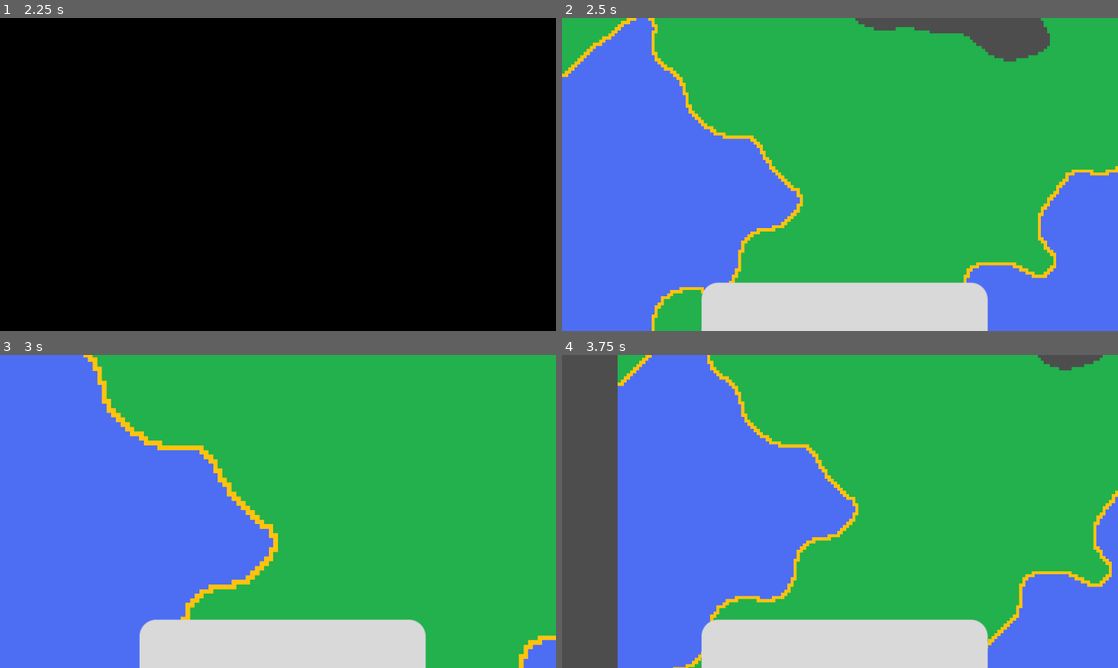
Above: before the commit, frames 1-4 (two rows, left to right).
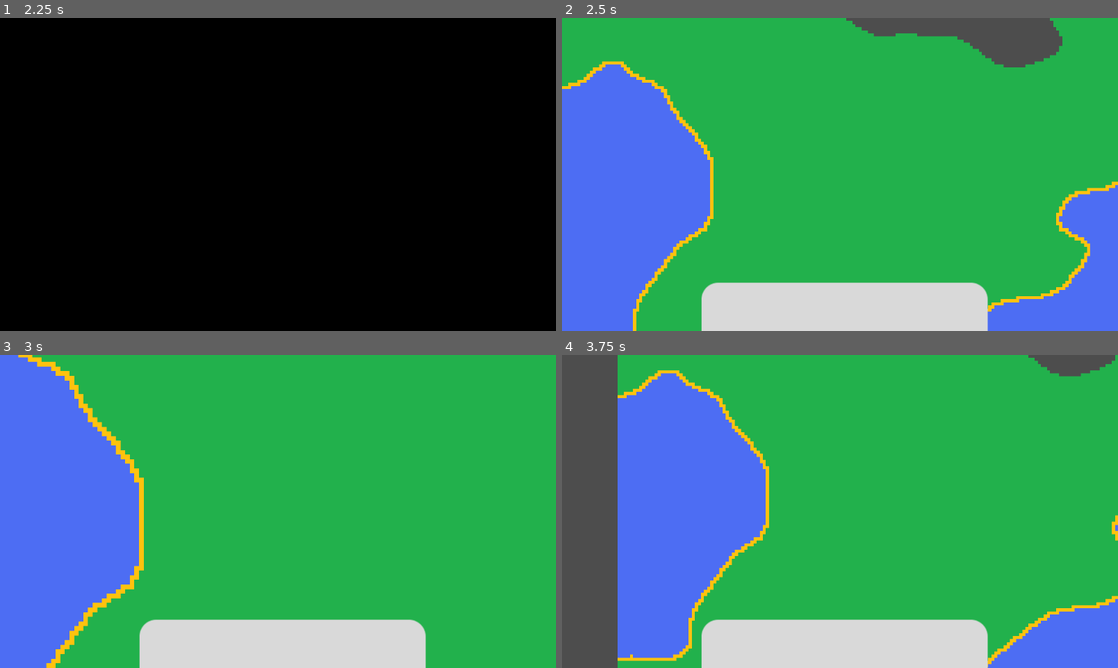
Above: after the commit, the same moments.

Repository: Nils1024/restock
Game: Godot game, scene res://assets/scenes/menus/main_menu.tscn
The game is run twice, just before and just after one commit, with the same random seed, the same clock (stepped at 60 frames per second) and the same inputs.
Inputs (mouse positions are in pixels of both pictures, inside the frame that each line leads up to):
- Up to frame 1 (2.25 s): click "Play" at 0.5 s; click "Play" at 1.25 s; tap Enter at 2 s; move the mouse to (400, 158) at 2.02 s; hold Right from 2.03 s (still down); click (400, 158) at 2.1 s
- Up to frame 2 (2.5 s): keep holding Right
- Up to frame 3 (3 s): tap Space at 2.75 s; move the mouse to (166, 527) at 2.77 s; release Right at 2.78 s; hold Down from 2.78 s (still down); tap Mouse wheel down (zoom_in) at 2.85 s
- Up to frame 4 (3.75 s): tap Enter at 3.5 s; move the mouse to (895, 442) at 3.52 s; release Down at 3.53 s; hold Right from 3.53 s (still down); tap Mouse wheel up (zoom_out) at 3.6 s

Frame 1 is identical in both runs. In frame 2, 16% of the frame differs, in the area x 0-100%, y 0-100%; in frame 3, 16%, in the area x 3-100%, y 0-100%; in frame 4, 15%.

Commit message:
Added trackpad map moving

Diff:
--- /dev/null
+++ b/assets/scenes/menus/save_selection_Menu.tscn
@@ -0,0 +1,3 @@
+[gd_scene format=3 uid="uid://ojq0lqeqfbes"]
+
+[node name="SaveSelectionMenu" type="Node2D" unique_id=260701952]
--- a/assets/scripts/game.gd
+++ b/assets/scripts/game.gd
@@ -15,7 +15,7 @@
 	generate_map()
 
 func generate_map():
-	var width = 200
+	var width = 400
 	var height = 200
 	var scale = 0.08
 
@@ -70,18 +70,26 @@
 
 # TODO: Look at the DDA/Bresenham algorithm
 func _input(event: InputEvent) -> void:
+	# Ingame menu
 	if Input.is_action_just_pressed("esc"):
 		$UI/IngameMenu.visible = not $UI/IngameMenu.visible
 
 	if $UI/IngameMenu.visible:
 		return
 
+	# Camera move for the trackpad
+	if event is InputEventPanGesture:
+		var delta = event.delta
+		$Camera2D.position += delta * 10.0
+
+	# Click
 	if Input.is_action_just_pressed("click"):
 		var mouse_pos = get_global_mouse_position()
 
 		var cell = $TileMapLayer.local_to_map($TileMapLayer.to_local(mouse_pos))
 		print("Clicked:", cell)
 
+	# Zoom in and out
 	if Input.is_action_just_pressed("zoom_in"):
 		zoom_camera(1.5)
 	if Input.is_action_just_pressed("zoom_out"):
